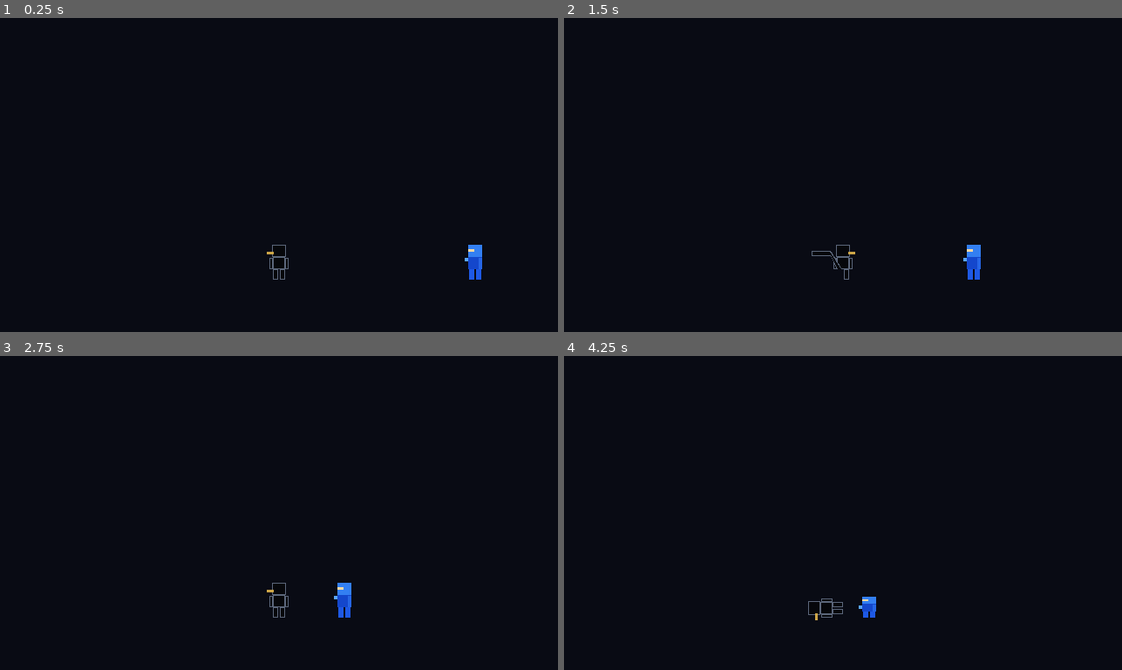
Above: before the commit, frames 1-4 (two rows, left to right).
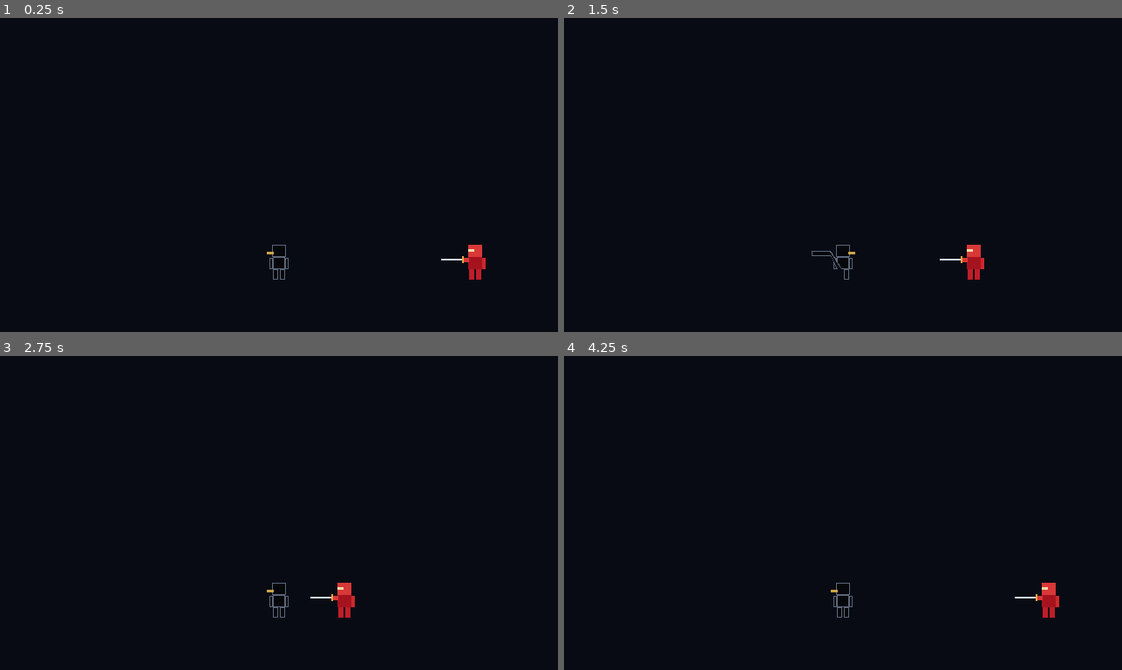
Above: after the commit, the same moments.

Repository: selymax79/Moonfall-Dojo
Game: Godot game, scene res://scenes/main.tscn
Two runs of this game, one before a commit and one after it. Both use one fixed random seed, a clock stepped at 60 frames per second and the inputs below.
Inputs:
- Up to frame 1 (0.25 s): no input
- Up to frame 2 (1.5 s): hold Right (turn_right) 0.53-1.28 s; hold Down (duck) 0.53-1.28 s; tap Up (jump) at 0.77 s; hold Left (turn_left) from 1.28 s (still down); tap X (kick) at 1.35 s
- Up to frame 3 (2.75 s): tap Up (jump) at 1.52 s; release Left (turn_left) at 2.03 s; hold Right (turn_right) from 2.03 s (still down); hold Z (punch) from 2.03 s (still down)
- Up to frame 4 (4.25 s): release Z (punch) at 2.78 s; tap Down (duck) at 2.85 s; tap Up (jump) at 3.02, 3.77 s; release Right (turn_right) at 3.53 s; hold Left (turn_left) from 3.53 s (still down); hold X (kick) from 3.53 s (still down); tap F2 (dev_restart, bound only after the commit) at 4.15 s

The runs differ from the first frame. In frame 1, 0.3% of the frame differs, in the area x 79-88%, y 72-84%; in frame 2, 0.3%; in frame 3, 0.3%; in frame 4, 0.7%, in the area x 43-89%, y 72-85%.

Commit message:
Add random assassin encounter loop and dev restart

Diff:
--- a/project.godot
+++ b/project.godot
@@ -24,6 +24,11 @@
 window/stretch/scale_mode="fractional"
 
 [input]
+
+dev_restart={
+"deadzone": 0.5,
+"events": [Object(InputEventKey,"physical_keycode":4194333)]
+}
 
 jump={
 "deadzone": 0.5,
--- a/scenes/main.tscn
+++ b/scenes/main.tscn
@@ -1,7 +1,6 @@
-[gd_scene load_steps=4 format=3]
+[gd_scene load_steps=3 format=3]
 
 [ext_resource type="PackedScene" path="res://scenes/player.tscn" id="1_player"]
-[ext_resource type="PackedScene" path="res://scenes/blue_assassin.tscn" id="2_enemy"]
 [ext_resource type="Script" path="res://scripts/main.gd" id="3_main"]
 
 [node name="Main" type="Node2D"]
@@ -9,6 +8,3 @@
 
 [node name="Player" parent="." instance=ExtResource("1_player")]
 position = Vector2(320, 300)
-
-[node name="Assassin" parent="." instance=ExtResource("2_enemy")]
-position = Vector2(560, 300)
--- a/scripts/main.gd
+++ b/scripts/main.gd
@@ -1,19 +1,69 @@
-## Runs the single test encounter in an explicit order so simultaneous hits favour Player.
+## Runs one random Assassin encounter at a time, with Player-first combat resolution.
 ## Both actors share this scene's coordinate space; their scripts do not tick themselves.
 extends Node2D
 
+const ASSASSIN_SCENES = [preload("res://scenes/red_assassin.tscn"), preload("res://scenes/blue_assassin.tscn")]
+const ASSASSIN_START_POSITION := Vector2(560, 300)
+# A brief breathing space after a kill; negative means no spawn is pending.
+const NEXT_SPAWN_DELAY: float = 0.85
+var spawn_countdown: float = -1.0
+var active_assassin = null
+var encounter_rng := RandomNumberGenerator.new()
+
 @onready var player = $Player
-@onready var assassin = $Assassin
+
+
+## Randomise before entering the tree so tests can override the seed before the first spawn.
+func _init() -> void:
+	encounter_rng.randomize()
+
+
+## A fresh scene starts a fresh encounter without resetting any existing Player state.
+func _ready() -> void:
+	spawn_assassin()
+
+
+## Temporary development convenience: reload the whole scene, even during actions or death.
+func _unhandled_input(event: InputEvent) -> void:
+	if event.is_action_pressed("dev_restart") and not event.is_echo():
+		get_viewport().set_input_as_handled()
+		get_tree().reload_current_scene()
+
+
+## Both scenes use the same small combat convention; only scene selection differs.
+func spawn_assassin() -> void:
+	if player.is_dead or is_instance_valid(active_assassin):
+		return
+	active_assassin = ASSASSIN_SCENES[encounter_rng.randi_range(0, 1)].instantiate()
+	active_assassin.position = ASSASSIN_START_POSITION
+	add_child(active_assassin)
+	spawn_countdown = -1.0
 
 
 ## Godot calls this at the fixed physics rate. Update both poses before testing their shapes.
 func _physics_process(delta: float) -> void:
 	player.advance_tick(delta)
-	# Keep Player animating after the enemy's deferred removal has finished.
-	if not is_instance_valid(assassin):
+	# Death cancels spawning but still lets the surviving enemy finish its existing recovery.
+	if player.is_dead:
+		spawn_countdown = -1.0
+		if is_instance_valid(active_assassin):
+			active_assassin.advance_tick(delta, player.position.x, true)
 		return
-	assassin.advance_tick(delta, player.position.x, player.is_dead)
+	if not is_instance_valid(active_assassin):
+		if spawn_countdown >= 0.0:
+			spawn_countdown = maxf(0.0, spawn_countdown - delta)
+			if is_zero_approx(spawn_countdown):
+				spawn_assassin()
+		# A newly spawned enemy starts moving on the following tick.
+		return
+	active_assassin.advance_tick(delta, player.position.x, false)
 	# Player hits always resolve first, including simultaneous valid strikes.
-	player.resolve_attack(assassin)
-	if not assassin.is_dead:
-		assassin.resolve_attack(player)
+	player.resolve_attack(active_assassin)
+	if active_assassin.is_dead:
+		# The flag is immediate; queue_free() happens later. Start counting on the next tick.
+		active_assassin = null
+		spawn_countdown = NEXT_SPAWN_DELAY
+		return
+	active_assassin.resolve_attack(player)
+	if player.is_dead:
+		spawn_countdown = -1.0
